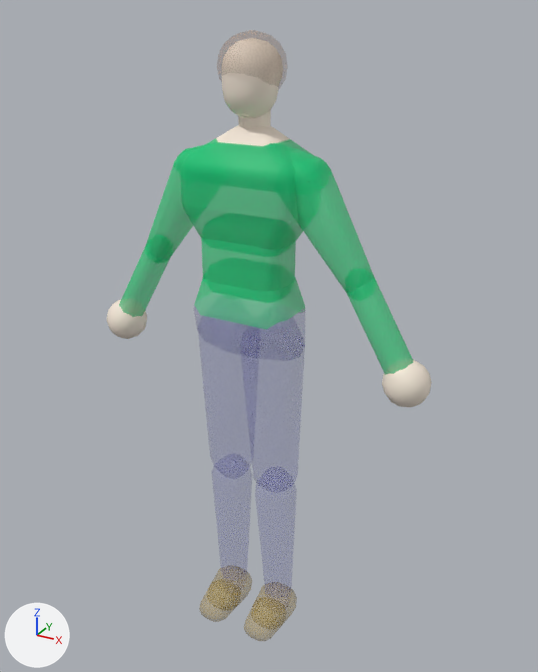
Before and after pictures for a commit that changed the FBX model LastMoon/Assets/_Resources/Model/Player/LastLuna_Model_Player.fbx.
Camera for both pictures: a 50 mm lens placed at (1.058, -1.819, 1.985), pointed at (0.037, 0.037, 1.057). Lighting does not change. The marker at lower left points along +X, +Y and +Z. Where no turn or scale is listed for an object, it has been applied to the vertices.

The first picture shows 'Player'.
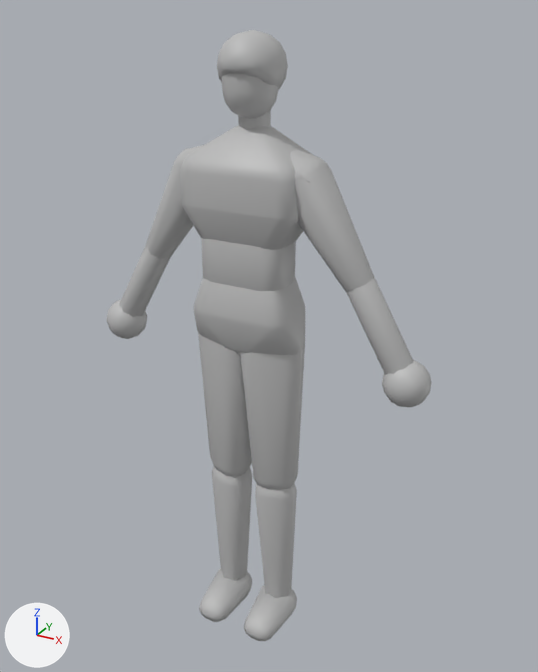
Where the newer file only moved an object's origin or applied its transform, the numbers keep the older frame.

What the commit changed:
Material 'Material #419' (mat_material__419) is new.
Its base color is (0.5, 0.5, 0.5) (grey #bcbcbc).
me_mesh has 1465 vertices, 1807 faces and spans x -0.56..0.56, y -0.17..0.11, z 0.0..1.93.
me_mesh no longer uses material mat_material_player.
me_mesh now uses material mat_material__419 (grey #bcbcbc).

Boxes (x1, y1, x2, y2) around the edits, measured in the pictures (538 x 672 px):
'Player', recoloured
    both: (107, 30, 432, 641)
